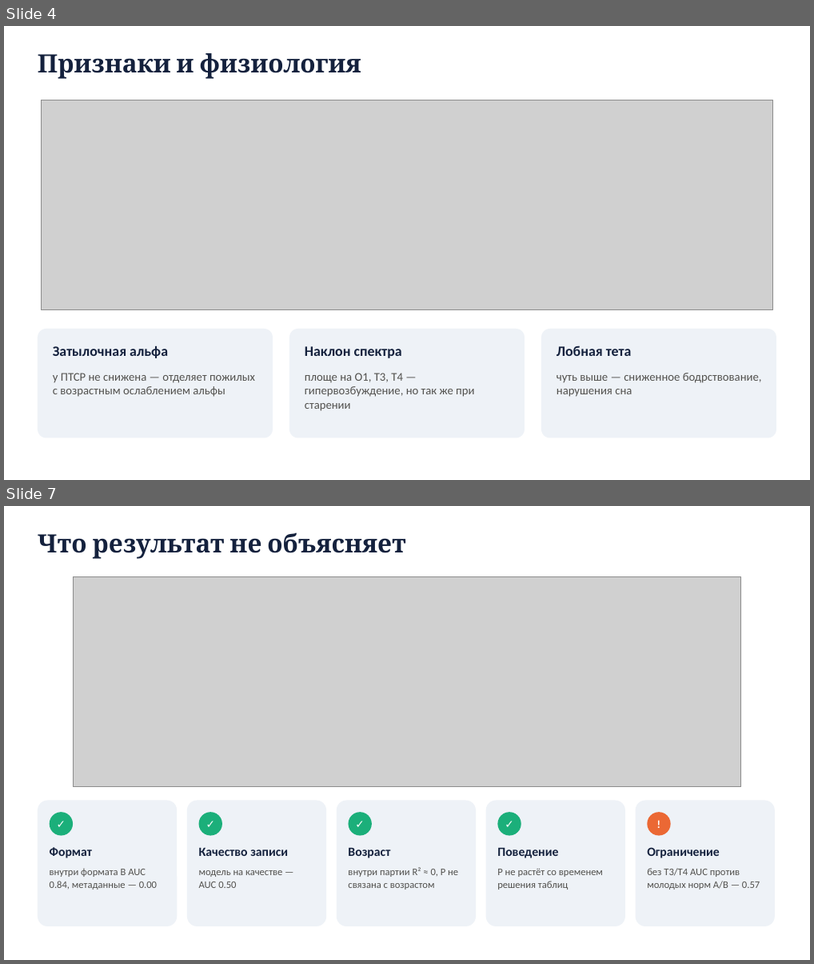
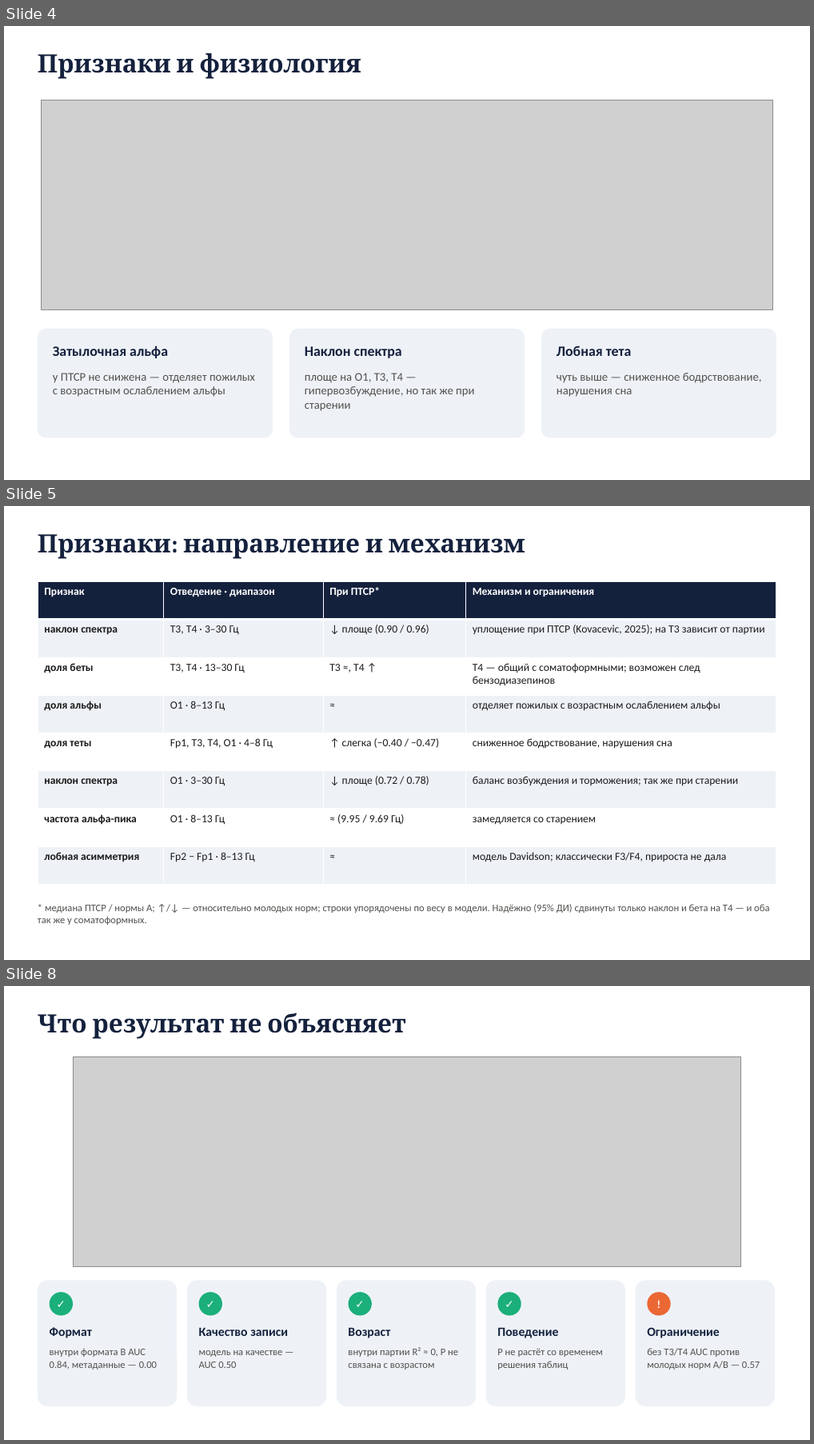
Before and after one commit to igor688-hub/neurodiagnosis-eeg, a slide deck: report/presentation.pptx. Shown one above the other, each under a label of ours: slides 4 and 7 before the commit, slides 4, 5 and 8 after it; the slides between them are not shown. The pictures are 814x964 and 814x1444 pixels, drawn with LibreOffice and Linux fonts; fonts in the diff are those of the drawing; grey boxes stand for pictures. Boxes give left, top, right and bottom in pixels: in the first picture for what was removed or moved away, otherwise in the second. Text is boxed around its words. In the diff, an @@ line names an element or a change of style, - is before the commit and + after.

Commit message:
docs: add feature table slide and fix numbers

```diff
--- a/report/presentation.pptx
+++ b/report/presentation.pptx
@@ slide 5 added at (4, 506, 810, 960), background #FFFFFF @@
@@ text added at (38, 534, 526, 559), 30 pt, text #14213D, bold @@
+Признаки: направление и механизм
@@ table added at (38, 582, 777, 884), 8 rows, 4 columns @@
+Признак | Отведение · диапазон | При ПТСР* | Механизм и ограничения
+наклон спектра | T3, T4 · 3–30 Гц | ↓ площе (0.90 / 0.96) | уплощение при ПТСР (Kovacevic, 2025); на T3 зависит от партии
+доля беты | T3, T4 · 13–30 Гц | T3 ≈, T4 ↑ | T4 — общий с соматоформными; возможен след бензодиазепинов
+доля альфы | O1 · 8–13 Гц | ≈ | отделяет пожилых с возрастным ослаблением альфы
+доля теты | Fp1, T3, T4, O1 · 4–8 Гц | ↑ слегка (−0.40 / −0.47) | сниженное бодрствование, нарушения сна
+наклон спектра | O1 · 3–30 Гц | ↓ площе (0.72 / 0.78) | баланс возбуждения и торможения; так же при старении
+частота альфа-пика | O1 · 8–13 Гц | ≈ (9.95 / 9.69 Гц) | замедляется со старением
+лобная асимметрия | Fp2 − Fp1 · 8–13 Гц | ≈ | модель Davidson; классически F3/F4, прироста не дала
@@ text added at (38, 904, 770, 924), 12 pt, text #52514E @@
+* медиана ПТСР / нормы A; ↑/↓ — относительно молодых норм; строки упорядочены по весу в модели. Надёжно (95% ДИ) сдвинуты только наклон и бета на T4 — и оба так же у соматоформных.
@@ what was slide 7 is now slide 8 @@
```
Also in this commit, not shown: 5 slides changed, 2 other files.
